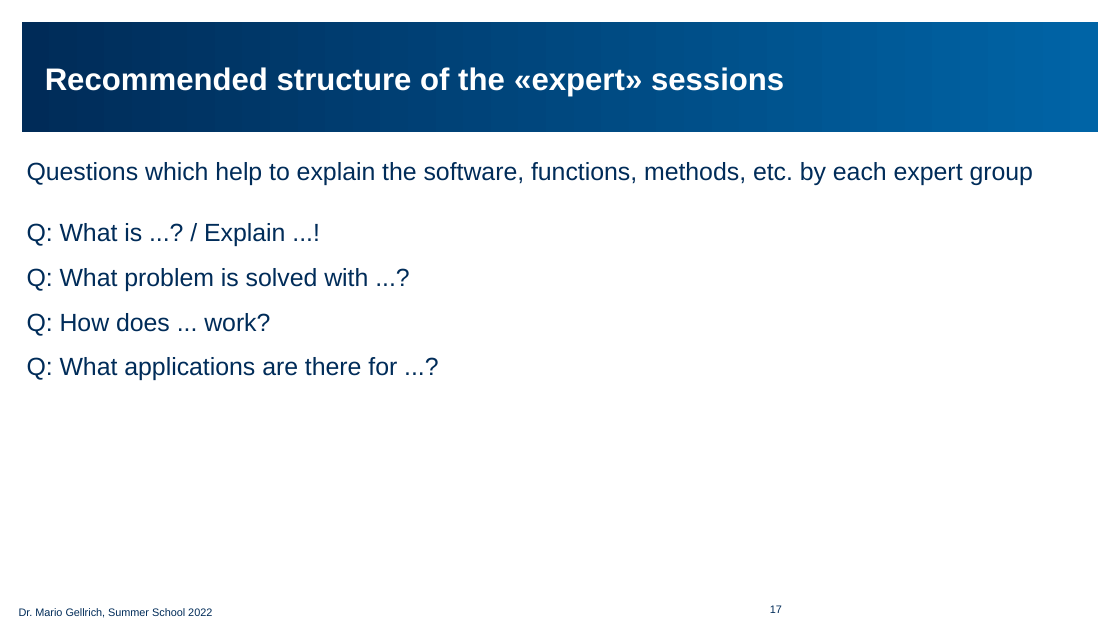
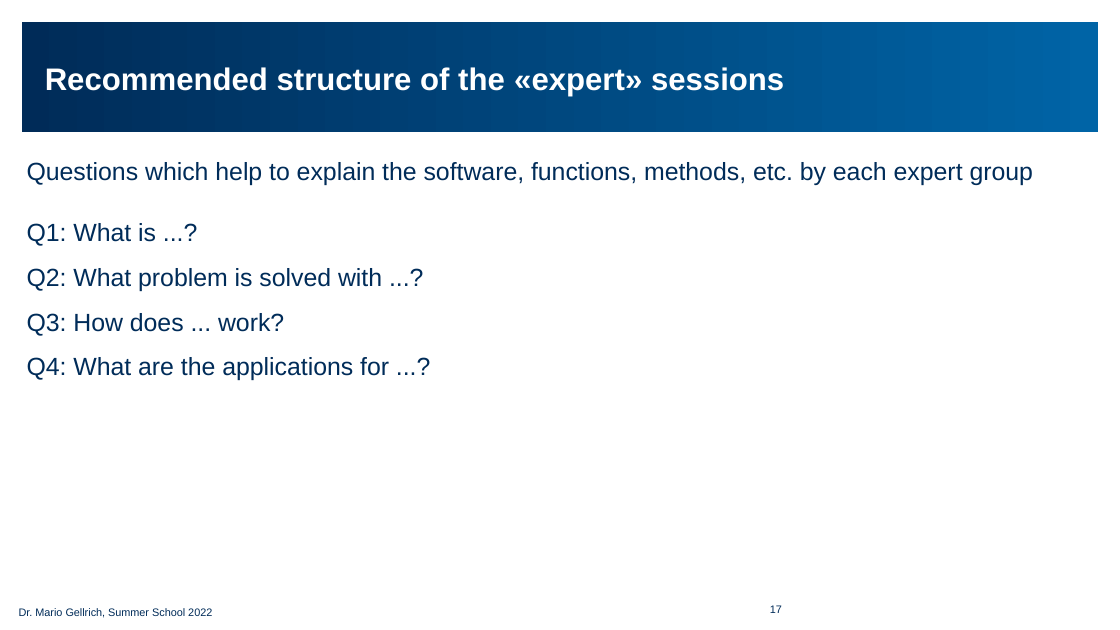
Before and after one commit to simschwab/summer_school_FS2022, a slide deck: slide 17 of Automated_Crypotocurrency_Trading/Slides_Cryptotrading_EN.pptx. Drawn at 1120x630 pixels with LibreOffice and Linux fonts; fonts in the diff are those of the drawing; background and template pictures are left out. Boxes give left, top, right and bottom in pixels: in the first picture for what was removed or moved away, otherwise in the second. Text is boxed around its words. In the diff, an @@ line names an element or a change of style, - is before the commit and + after.

```diff
--- a/Automated_Crypotocurrency_Trading/Slides_Cryptotrading_EN.pptx
+++ b/Automated_Crypotocurrency_Trading/Slides_Cryptotrading_EN.pptx
@@ text at (x1=27, y1=223, x2=389, y2=380): text changed @@
-Q: What is ...? / Explain ...!
-Q: What problem is solved with ...?
-Q: How does ... work?
-Q: What applications are there for ...?
+Q1: What is ...?
+Q2: What problem is solved with ...?
+Q3: How does ... work?
+Q4: What are the applications for ...?
```
Also in this commit, not shown: 3 other slides changed, 1 other file.
